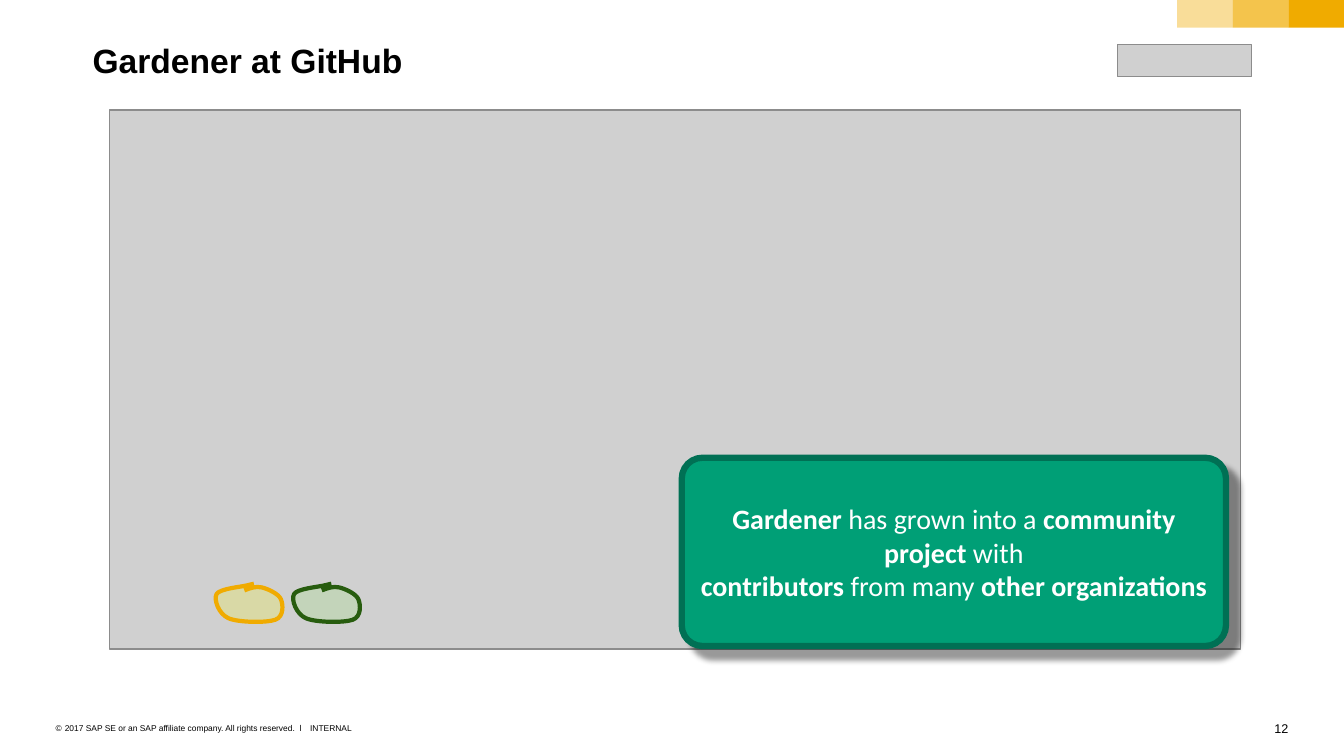
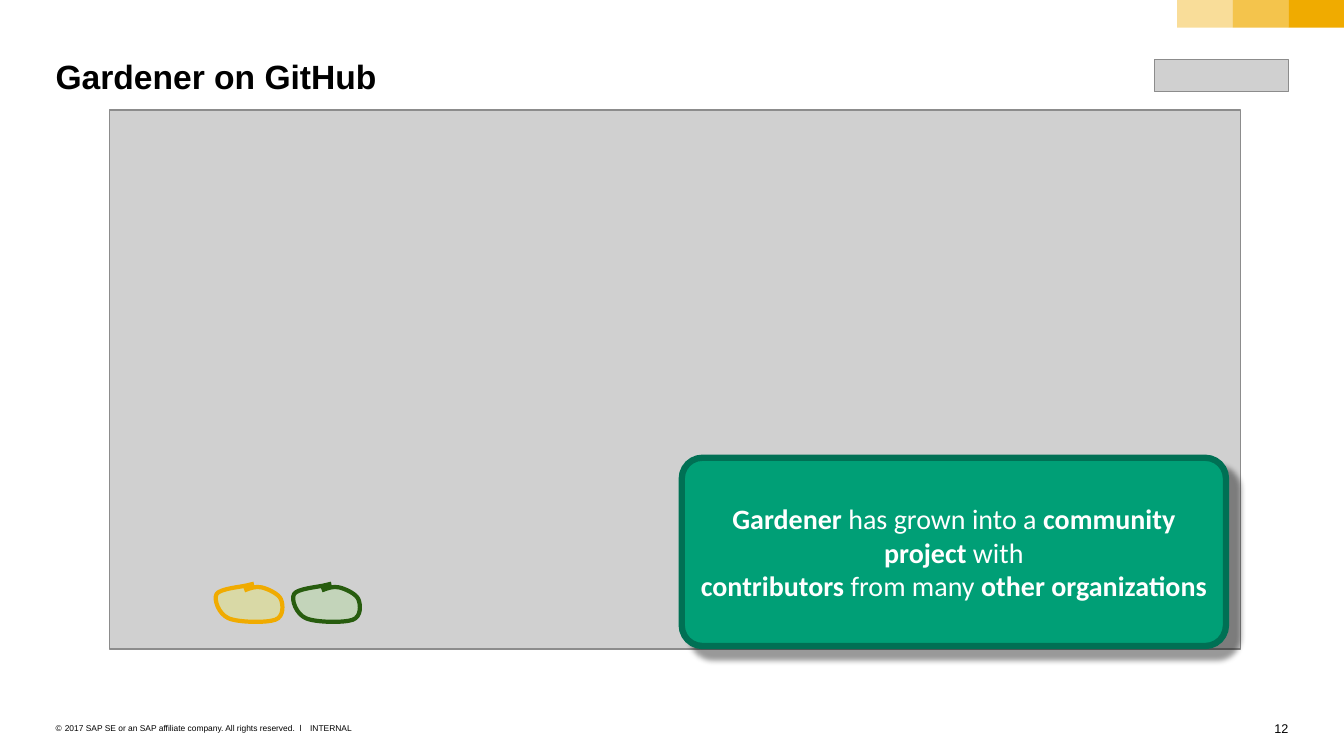
Before and after one commit to sriramrokkam/k8s-training, a slide deck: slide 12 of kubernetes/11_4_Gardener.pptx. Drawn at 1344x756 pixels with LibreOffice and Linux fonts; fonts in the diff are those of the drawing; grey boxes stand for pictures. Boxes give left, top, right and bottom in pixels: in the first picture for what was removed or moved away, otherwise in the second. Text is boxed around its words. In the diff, an @@ line names an element or a change of style, - is before the commit and + after.

Commit message:
added slide with Gardener adopters (#93)

```diff
--- a/kubernetes/11_4_Gardener.pptx
+++ b/kubernetes/11_4_Gardener.pptx
@@ picture: place and size @@
-picture at [1117, 44, 1251, 77]
+picture at [1154, 59, 1288, 92]
@@ title at [56, 64, 377, 90]: text changed @@
-Gardener at GitHub
+Gardener on GitHub
```
Also in this commit, not shown: 1 slide added.
